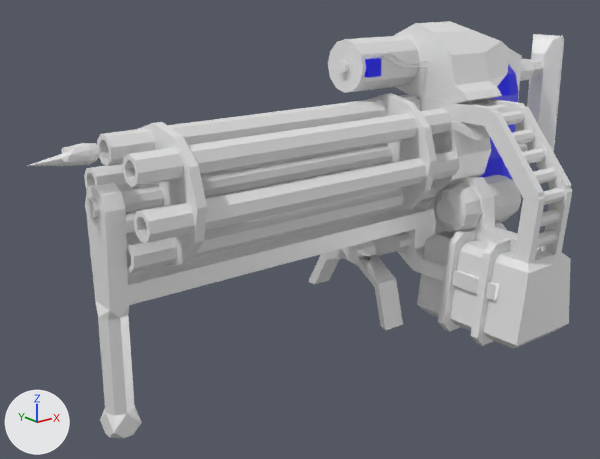
One commit to the FBX model MechaJam/Content/BarioIDL exports/machine gun.fbx: the scene before it, then after it.
Rendered twice from a 50 mm lens placed at (-3.27, -6.79, 4.05), pointed at (2.26, 0.12, 1.29). Arrows for +X, +Y and +Z are at lower left; the lights stay in place. Where no turn or scale is listed for an object, it has been applied to the vertices. Vertices at the same position are counted once.

Names of what the first picture shows: 'Cube.001', 'Cube.002', 'Cube.004', 'Cube.007', 'Icosphere', 'ammo guide.002', 'ammo guide.003', 'ammo guide.004', 'barrels', 'bumper', 'handle', 'magazine', 'motor', 'random pill'.
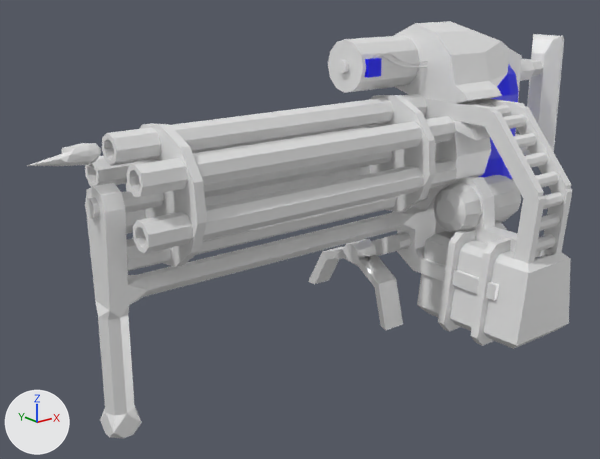
The change, as a list of edits to the scene's bpy script:
```text
Change me_cube:
    used by ob_handle; location = (2.0, 0.0, 2.0)
    remove me_cube.from_pydata(...)  # 188 vertices, 356 faces; spans x -2.25..3.95, y -1.43..0.7, z -2.31..1.45
    add me_cube.from_pydata(...)  # 187 vertices, 358 faces; spans x -2.25..3.95, y -1.43..0.7, z -2.31..1.45
    me_cube part 1
    16 vertices are removed from x -2.0..3.24, y -0.25..0.15, z -1.4..-0.4
    211 faces are deleted
    9 vertices are added at x -1.99..1.83, y -0.15..0.15, z -0.95..-0.75
    6 new vertices lie (3.4, 0.0, 0.0) away from vertices in x -1.79, y -0.15..0.15, z -0.95..-0.75
    213 new faces join them
Change ob_cube_001:
    ob_cube_001.location: (4.0, -1.514, 1.887) -> (4.0, -1.546, 1.849)
Change ob_cube_004:
    ob_cube_004.location: (4.0, -1.573, 0.937) -> (4.0, -1.569, 0.887)
Change ob_cube_002:
    ob_cube_002.location: (4.0, -0.8, 2.5) -> (4.0, -0.85, 2.5)
Change ob_barrels:
    ob_barrels.rotation_euler: (0.0, 0.733, -1.571) -> (0.0, 0.942, -1.571)  # degrees (0, 42, -90) -> degrees (0, 54, -90)
```

Location of each change, [x1, y1, x2, y2] in pixels of the pictures (600 x 459 px; the box of a moved part takes in the faces that stretch with it):
'barrels', turned
    before: [84, 93, 459, 273]
    after: [85, 93, 457, 271]
'Cube.001', moved
    before: [501, 110, 556, 184]
    after: [503, 114, 559, 187]
'Cube.004', moved
    before: [534, 188, 564, 261]
    after: [534, 192, 564, 261]
'Cube.002', moved
    before: [462, 101, 508, 113]
    after: [462, 101, 511, 117]
part 1 of me_cube, moved or reshaped
    both: [86, 41, 535, 415]
